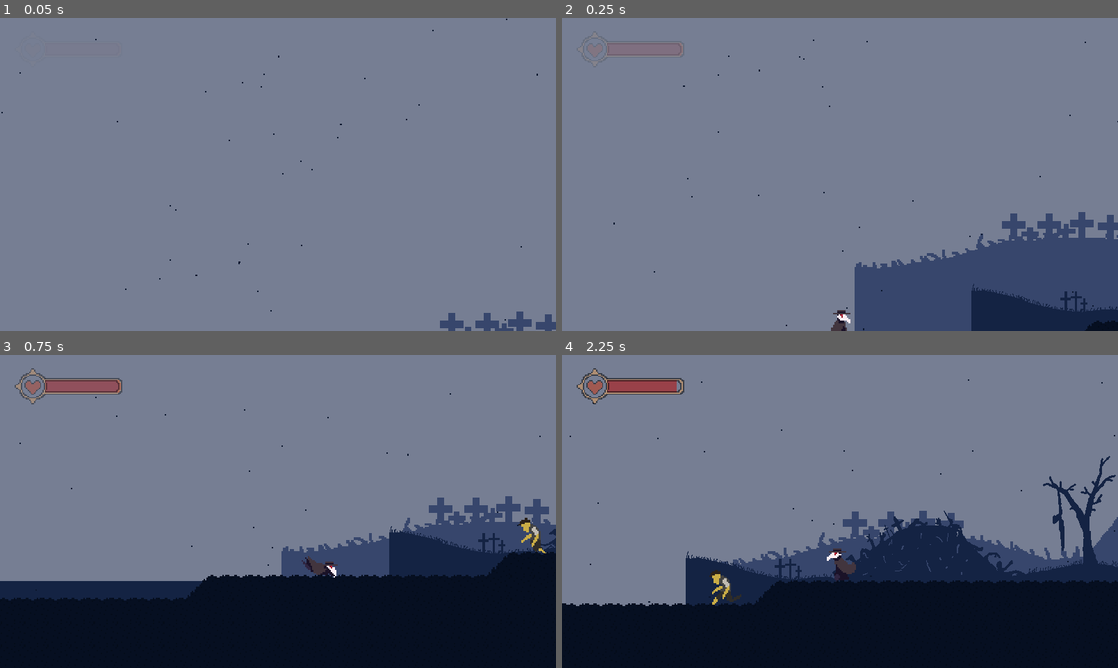
Above: before the commit, frames 1-4 (two rows, left to right).
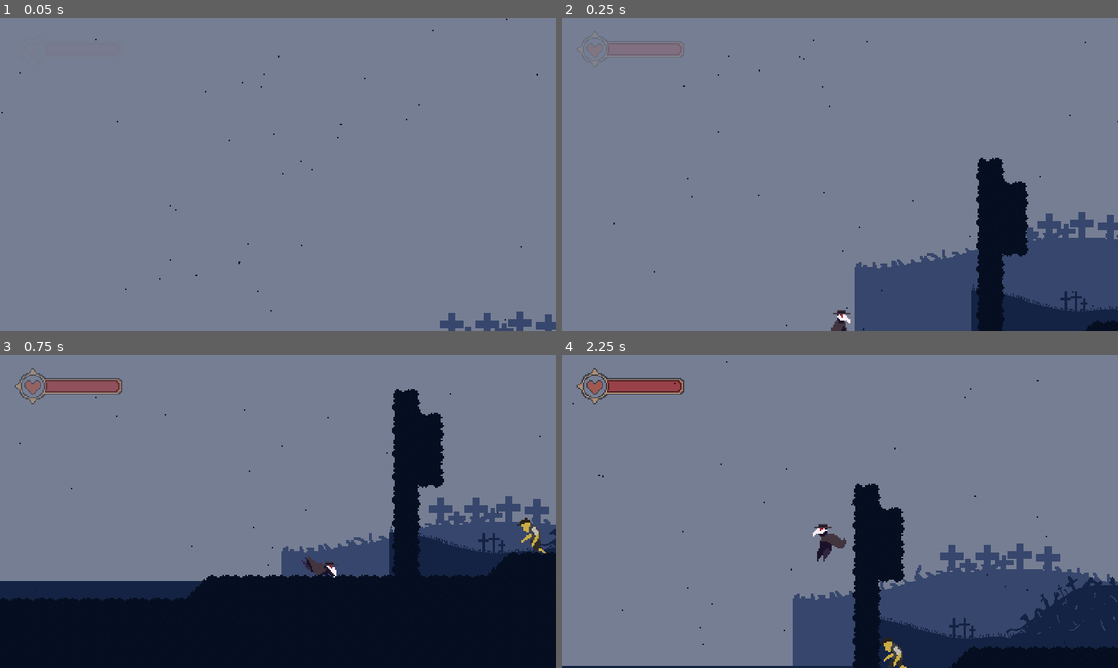
Above: after the commit, the same moments.

Repository: UVASGD/spring-2024-metroidvania
Game: Godot game, scene res://Scenes/Stages/world.tscn
Same seed, same stepped clock (60 frames per second), same inputs: the game is played once before the commit and once after it.
Inputs (mouse positions are in pixels of both pictures, inside the frame that each line leads up to):
- Up to frame 1 (0.05 s): no input
- Up to frame 2 (0.25 s): no input
- Up to frame 3 (0.75 s): move the mouse to (400, 495) at 0.52 s; hold D (move_right) from 0.53 s (still down); tap Shift (dash) at 0.6 s
- Up to frame 4 (2.25 s): tap Space (jump) at 0.77, 1.07, 1.52, 1.55, 1.82, 2.1 s; tap E (interact) at 0.8, 1.35 s; move the mouse to (728, 527) at 1.27 s; move the mouse to (895, 442) at 2.02 s; release D (move_right) at 2.03 s; hold A (move_left) from 2.03 s (still down)

Frame 1 is identical in both runs. In frame 2, 3.5% of the frame differs, in the area x 74-84%, y 44-100%; in frame 3, 3.7%; in frame 4, 34%, in the area x 0-100%, y 2-100%.

Commit message:
wall jump sprite

Diff:
--- a/Scenes/Player/player.gd
+++ b/Scenes/Player/player.gd
@@ -87,12 +87,12 @@
 	var wall_normal = get_wall_normal()
 	var dist = 250
 	VELOCITY =  wall_normal.x * dist
-	velocity.y = -300
+	velocity.y = -250
 
 func dash():
 	if(dash_timer.is_stopped()):
 		is_dashing = true
-		anim_player.play("roll")
+		#anim_player.play("roll")
 		VELOCITY += 400 * direction_facing
 		dash_timer.wait_time = 0.5
 		dash_timer.start()
@@ -162,6 +162,8 @@
 			anim_player.play("run")
 		else:
 			anim_player.play("idle")
+	else:
+		anim_player.play("roll")
 
 	if !is_on_floor() && velocity.y < 0:
 		anim_player.play("jump")
@@ -170,9 +172,9 @@
 	elif !is_on_floor() && velocity.y > 0:
 		anim_player.play("fall")
 
-	#if is_on_wall_only():
-		#flip_sprite(-input_axis)
-		#anim_player.play("wall_slide")
+	if is_on_wall_only():
+		flip_sprite(-input_axis)
+		anim_player.play("wall_slide")
 
 func flip_sprite(input_axis):
 	sprite.flip_h = input_axis < 0
--- a/Scenes/Player/player.tscn
+++ b/Scenes/Player/player.tscn
@@ -104,6 +104,22 @@
 "values": [24, 25, 26, 27, 28]
 }
 
+[sub_resource type="Animation" id="Animation_ku3m4"]
+resource_name = "wall_slide"
+length = 0.1
+tracks/0/type = "value"
+tracks/0/imported = false
+tracks/0/enabled = true
+tracks/0/path = NodePath("Sprite2D:frame")
+tracks/0/interp = 1
+tracks/0/loop_wrap = true
+tracks/0/keys = {
+"times": PackedFloat32Array(0),
+"transitions": PackedFloat32Array(1),
+"update": 1,
+"values": [30]
+}
+
 [sub_resource type="AnimationLibrary" id="AnimationLibrary_0ixt1"]
 _data = {
 "RESET": SubResource("Animation_sseod"),
@@ -111,7 +127,8 @@
 "idle": SubResource("Animation_d4eis"),
 "jump": SubResource("Animation_ckttt"),
 "roll": SubResource("Animation_fbjcc"),
-"run": SubResource("Animation_rbn61")
+"run": SubResource("Animation_rbn61"),
+"wall_slide": SubResource("Animation_ku3m4")
 }
 
 [sub_resource type="RectangleShape2D" id="RectangleShape2D_0g6je"]
--- a/Scenes/Stages/1-Beach/beach_stage_1.tscn
+++ b/Scenes/Stages/1-Beach/beach_stage_1.tscn
@@ -24,7 +24,7 @@
 
 [node name="TileMap" parent="." index="0"]
 modulate = Color(0.0235294, 0.0588235, 0.129412, 1)
-layer_0/tile_data = PackedInt32Array(196607, 2, 0, 196606, 2 …(23451 unchanged characters)… 655302, 2, 0, 655301, 2, 0, 655300, 2, 0)
+layer_0/tile_data = PackedInt32Array(196607, 2, 0, 196606, 2 …(23451 unchanged characters)… 655302, 2, 0, 655301, 2, 0, 655300, 2, 0, 6, 2, 0, -65530, 2, 0, -131066, 2, 0, -196602, 2, 0, -262138, 2, 0, -262137, 2, 0, -327673, 2, 0, -393209, 2, 0, -458746, 2, 0, -393210, 2, 0, -327674, 2, 0)
 
 [node name="ColorRect" parent="ParallaxBackground/BackgroundColor" index="0"]
 color = Color(0.517647, 0.537255, 0.596078, 1)
Binary file changed: Assets/Sprites/Player/PlayerSpritesheet.png
Not shown: 1 places in Scenes/Player/player.tscn that only renumber resources
